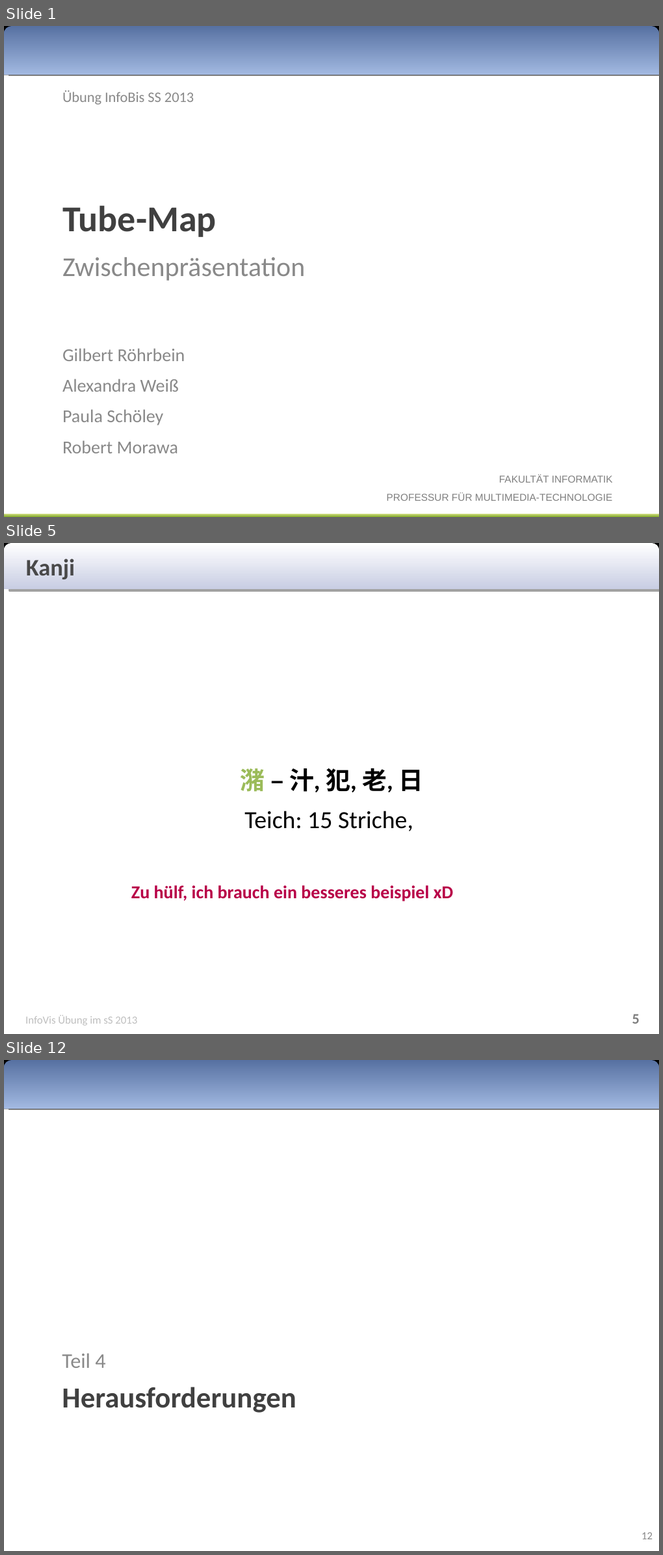
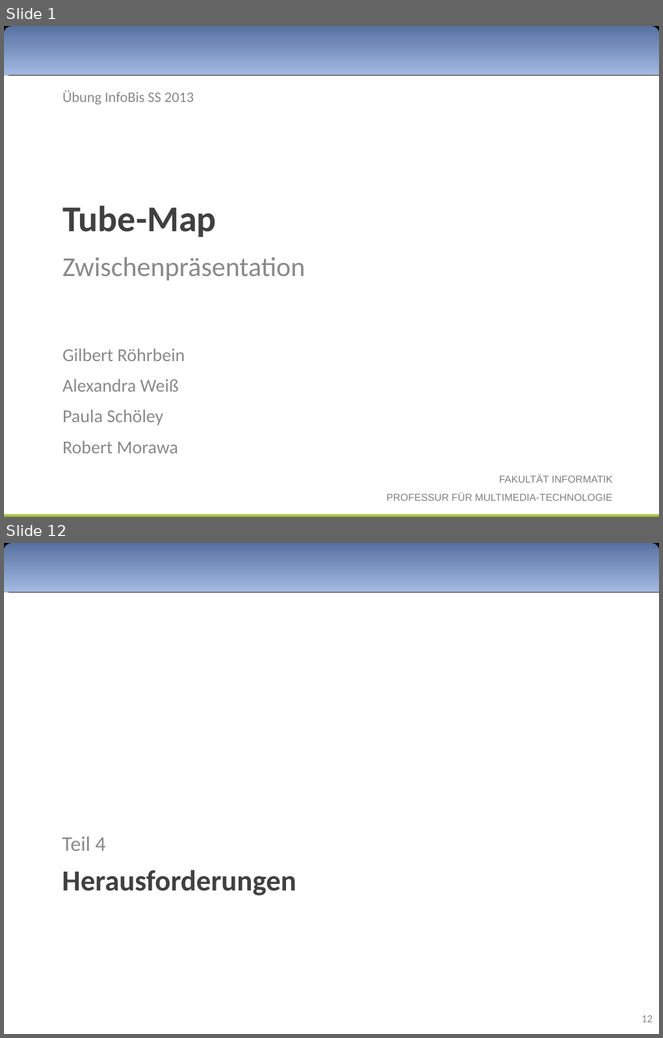
Before and after one commit to Rajikarubijua/bushumappu, a slide deck: presentation/zwischenpräsentation.odp. Shown one above the other, each under a label of ours: slides 1, 5 and 12 before the commit, slides 1 and 12 after it; the slides between them are not shown. The pictures are 663x1555 and 663x1038 pixels, drawn with LibreOffice and Linux fonts; fonts in the diff are those of the drawing; background and template pictures are left out. Boxes give left, top, right and bottom in pixels: in the first picture for what was removed or moved away, otherwise in the second. Text is boxed around its words. In the diff, an @@ line names an element or a change of style, - is before the commit and + after.

```diff
--- a/presentation/zwischenpräsentation.odp
+++ b/presentation/zwischenpräsentation.odp
@@ slide 5 removed at (x1=4, y1=543, x2=659, y2=1034), background #FFFFFF @@
@@ rectangle removed at (x1=4, y1=543, x2=659, y2=589) @@
@@ freeform shape removed at (x1=4, y1=543, x2=659, y2=590) @@
@@ text removed at (x1=26, y1=559, x2=75, y2=579) @@
-Kanji
@@ text removed at (x1=241, y1=769, x2=423, y2=793) @@
-潴 – 汁, 犯, 老, 日
@@ text removed at (x1=244, y1=811, x2=414, y2=832) @@
-Teich: 15 Striche,
@@ text removed at (x1=131, y1=886, x2=454, y2=902) @@
-Zu hülf, ich brauch ein besseres beispiel xD
@@ text removed at (x1=25, y1=1016, x2=137, y2=1026) @@
-InfoVis Übung im sS 2013
@@ page number removed at (x1=633, y1=1014, x2=640, y2=1024) @@
-5
```
Also in this commit, not shown: 14 slides changed, 4 slides added, 1 other slide removed.
